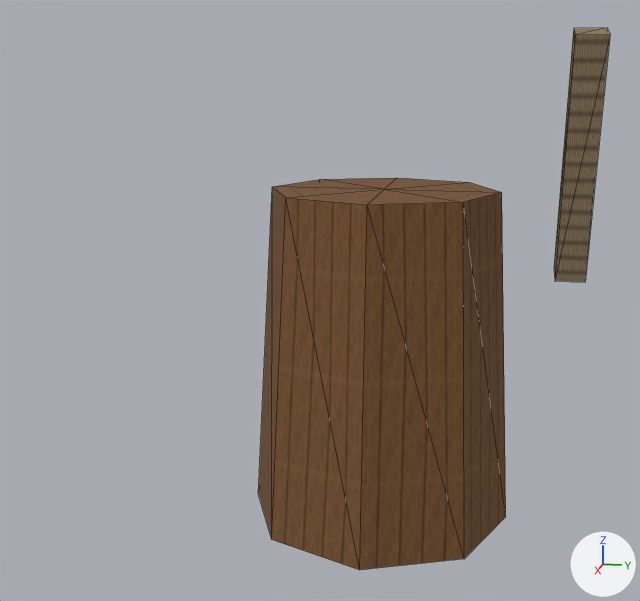
The glTF model app/src/main/assets/3d/field/military-FIRE_SEED-1-lod0.glb as it was, and as the next commit left it.
Both versions are drawn from a 50 mm camera at (0.368, 0.062, 0.247) aimed at (-0.028, -0.018, 0.148). Arrows for +X, +Y and +Z are at lower right; the lights stay in place. The picture after the commit comes second. Mesh edges are drawn as thin lines. Vertices at exactly the same position are counted once.
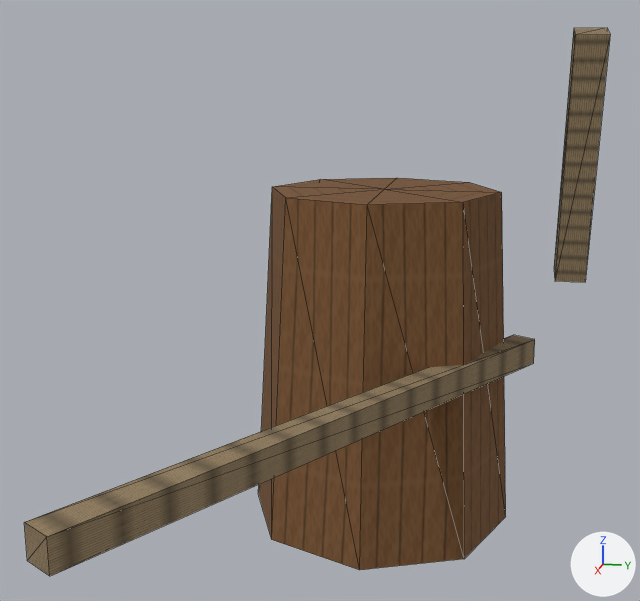
Where the change shows, as pixel boxes (x1, y1, x2, y2) in the pictures (640 x 601 px):
'Mesh_0', reshaped (66% wider)
    before: (258, 28, 610, 570)
    after: (24, 28, 610, 576)
part 1 of me_mesh_0, added (brown)
    after: (24, 335, 535, 576)

Edits to the bpy script that builds the scene:
```text
Change me_mesh_0:
    used by ob_mesh_0; location = (0.0, 0.0, 0.0)
    remove me_mesh_0.from_pydata(...)  # 27 vertices, 34 faces; spans x -0.195..-0.045, y -0.075..0.108, z 0.0..0.272
    add me_mesh_0.from_pydata(...)  # 35 vertices, 44 faces; spans x -0.195..0.134, y -0.086..0.108, z 0.0..0.272
    me_mesh_0 part 1
    8 vertices are added at x -0.134..0.134, y -0.086..0.086, z 0.093..0.107
    10 new faces join them
```
